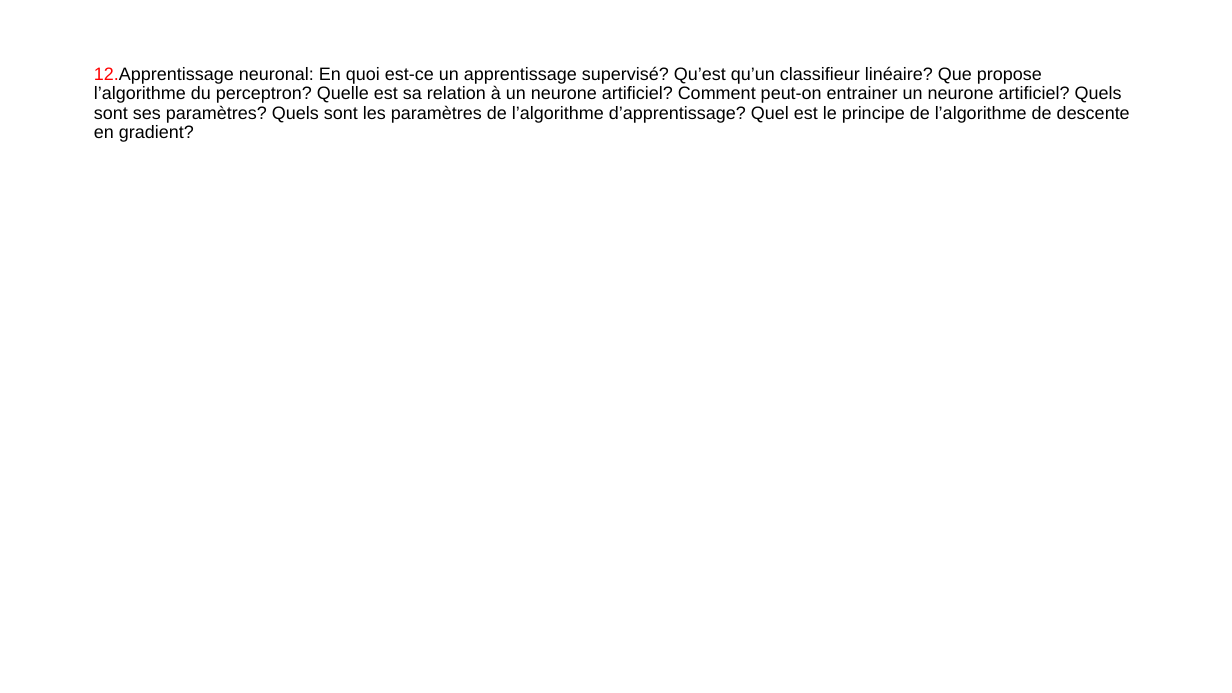
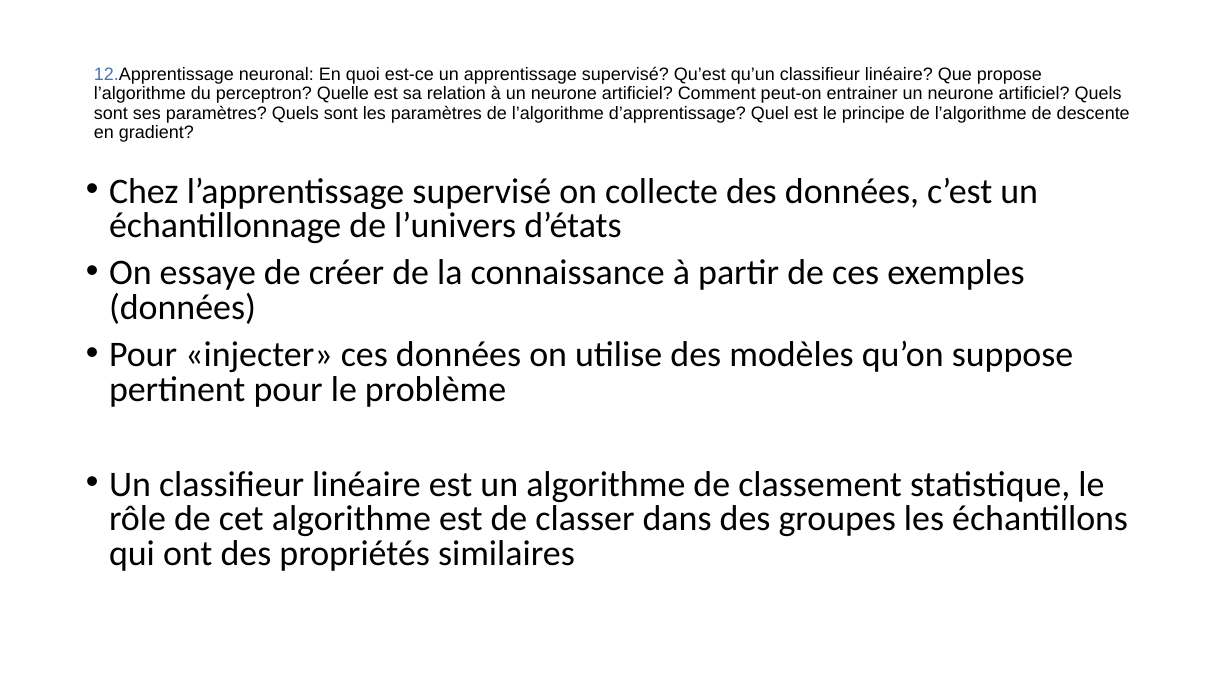
Before and after one commit to Joao-Quinta/Uni3eme, a slide deck: slide 59 of intelligenceArtificielle/Intelligence_artificielle_exam.pptx. Drawn at 1232x693 pixels with LibreOffice and Linux fonts; fonts in the diff are those of the drawing. Boxes give left, top, right and bottom in pixels: in the first picture for what was removed or moved away, otherwise in the second. Text is boxed around its words. In the diff, an @@ line names an element or a change of style, - is before the commit and + after.

```diff
--- a/intelligenceArtificielle/Intelligence_artificielle_exam.pptx
+++ b/intelligenceArtificielle/Intelligence_artificielle_exam.pptx
@@ title "12.Apprentissage neuronal: En quoi est-ce ..." at (x1=94, y1=66, x2=1130, y2=142): text colour #FF0000 to #4472C4 in "12.Apprentissage" @@
@@ text added at (x1=109, y1=177, x2=1128, y2=571), 28 pt, text #000000 @@
+• Chez l’apprentissage supervisé on collecte des données, c’est un échantillonnage de l’univers d’états
+• On essaye de créer de la connaissance à partir de ces exemples (données)
+• Pour «injecter» ces données on utilise des modèles qu’on suppose pertinent pour le problème
+• Un classifieur linéaire est un algorithme de classement statistique, le rôle de cet algorithme est de classer dans des groupes les échantillons qui ont des propriétés similaires
```
Also in this commit, not shown: 2 other slides changed, 6 slides added.
